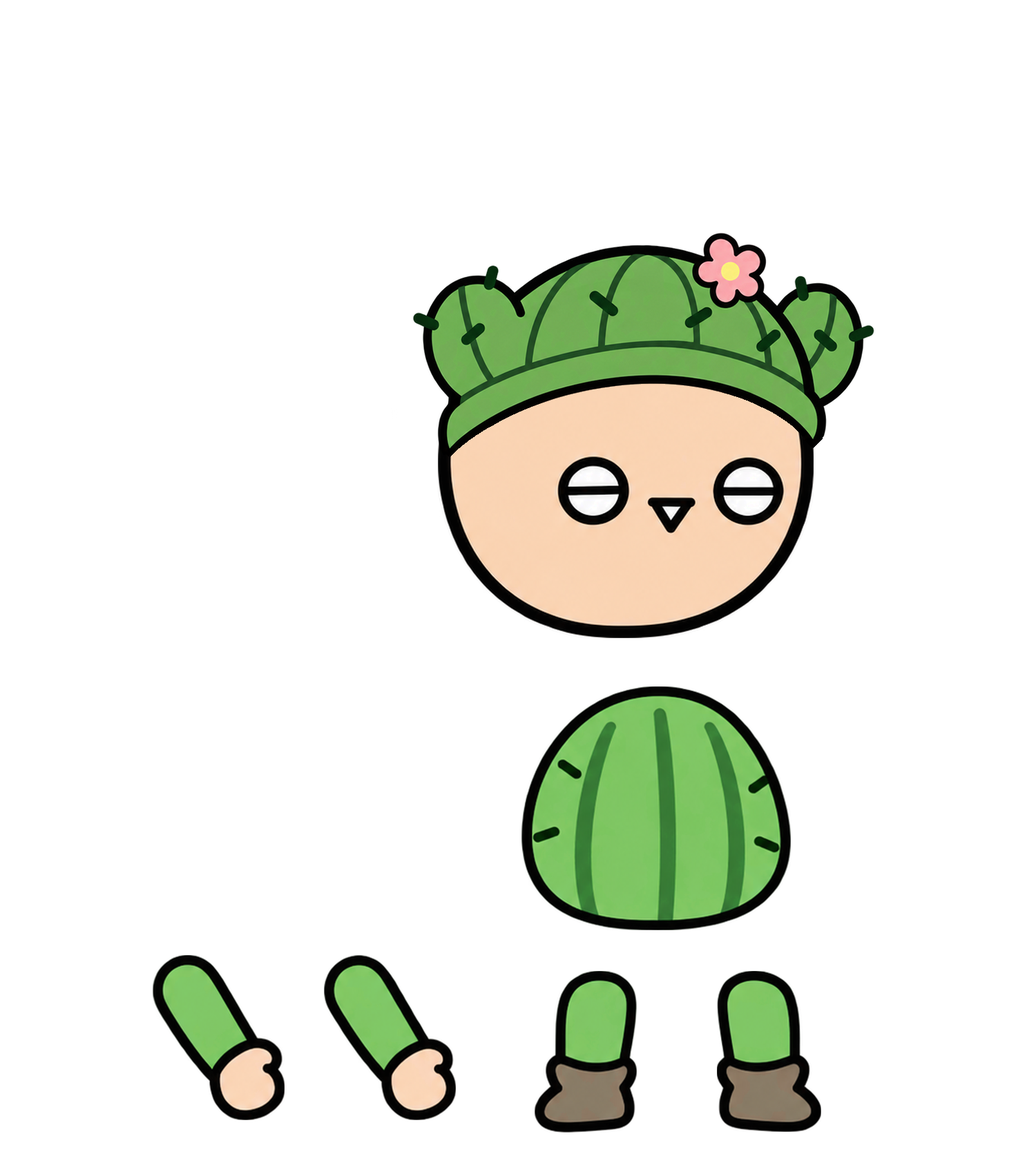
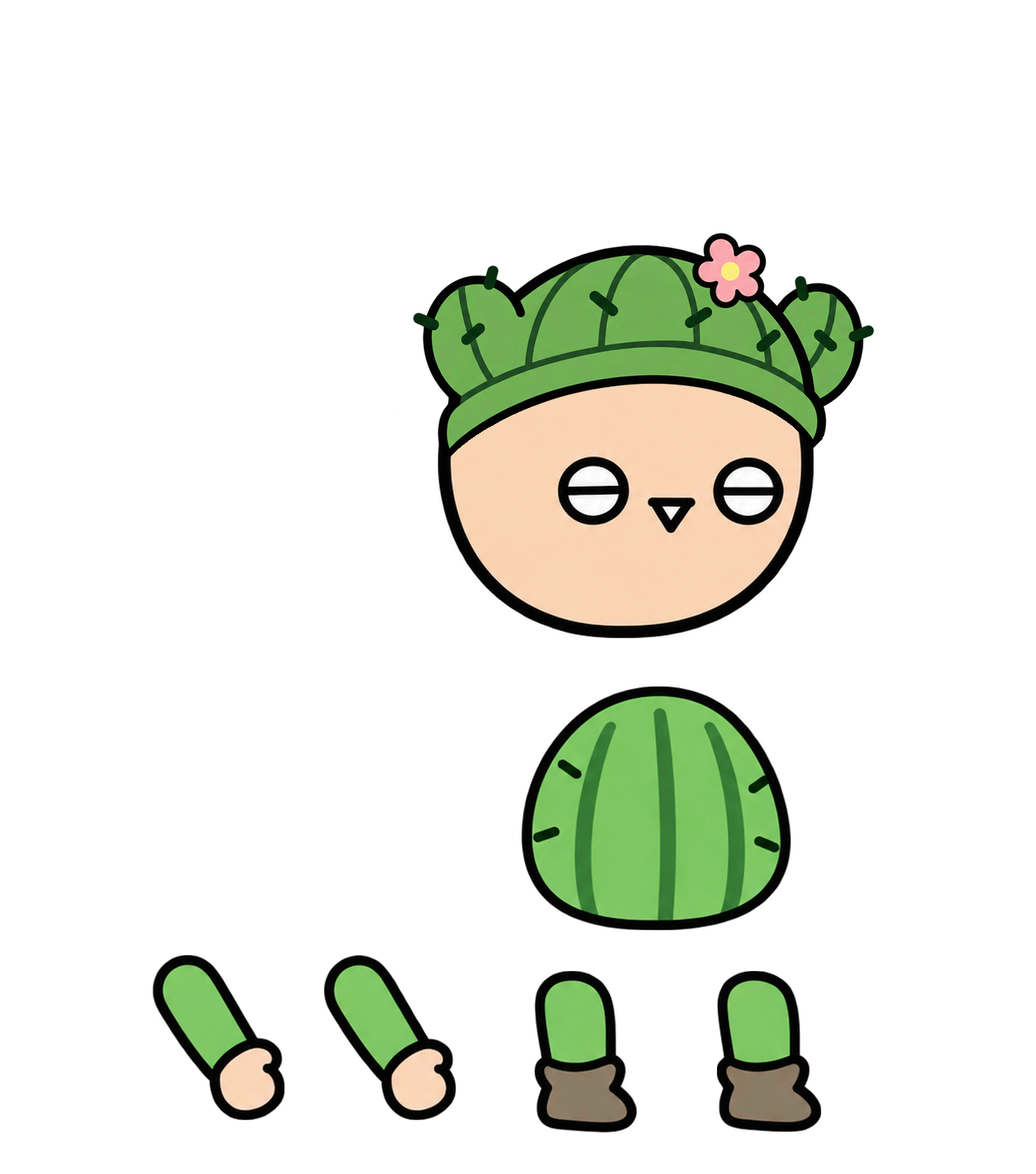
Layer changes from the first 1036 x 1174 image to the second:
painted on "다리1" over [534, 970, 637, 1133]
